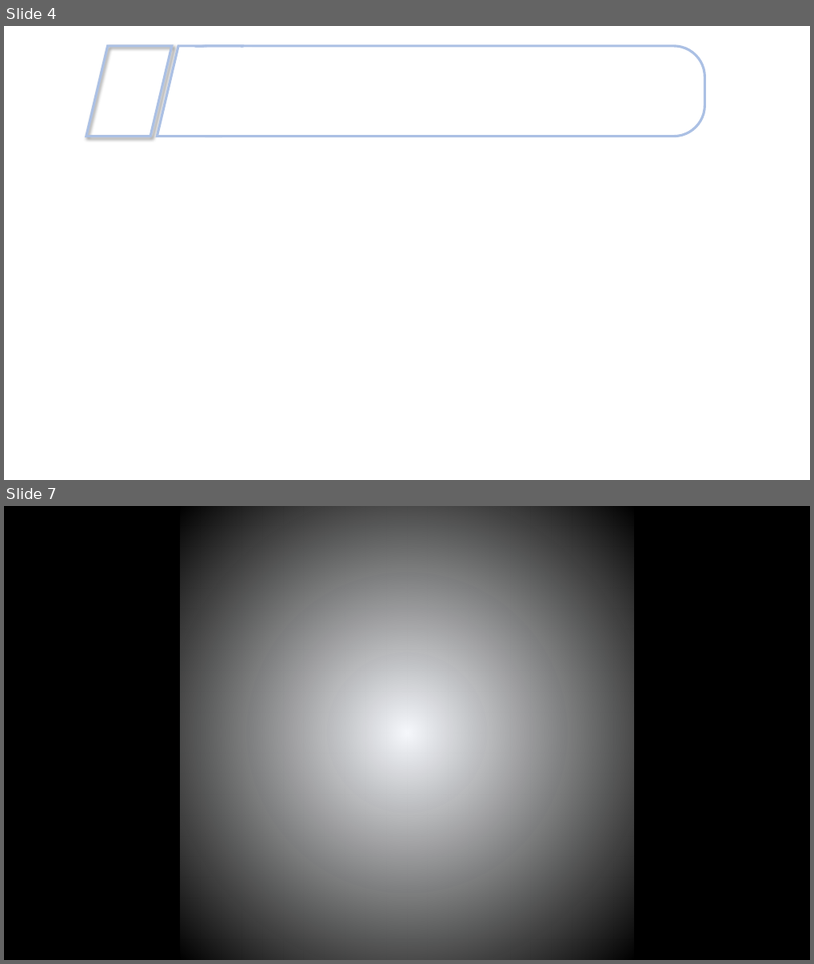
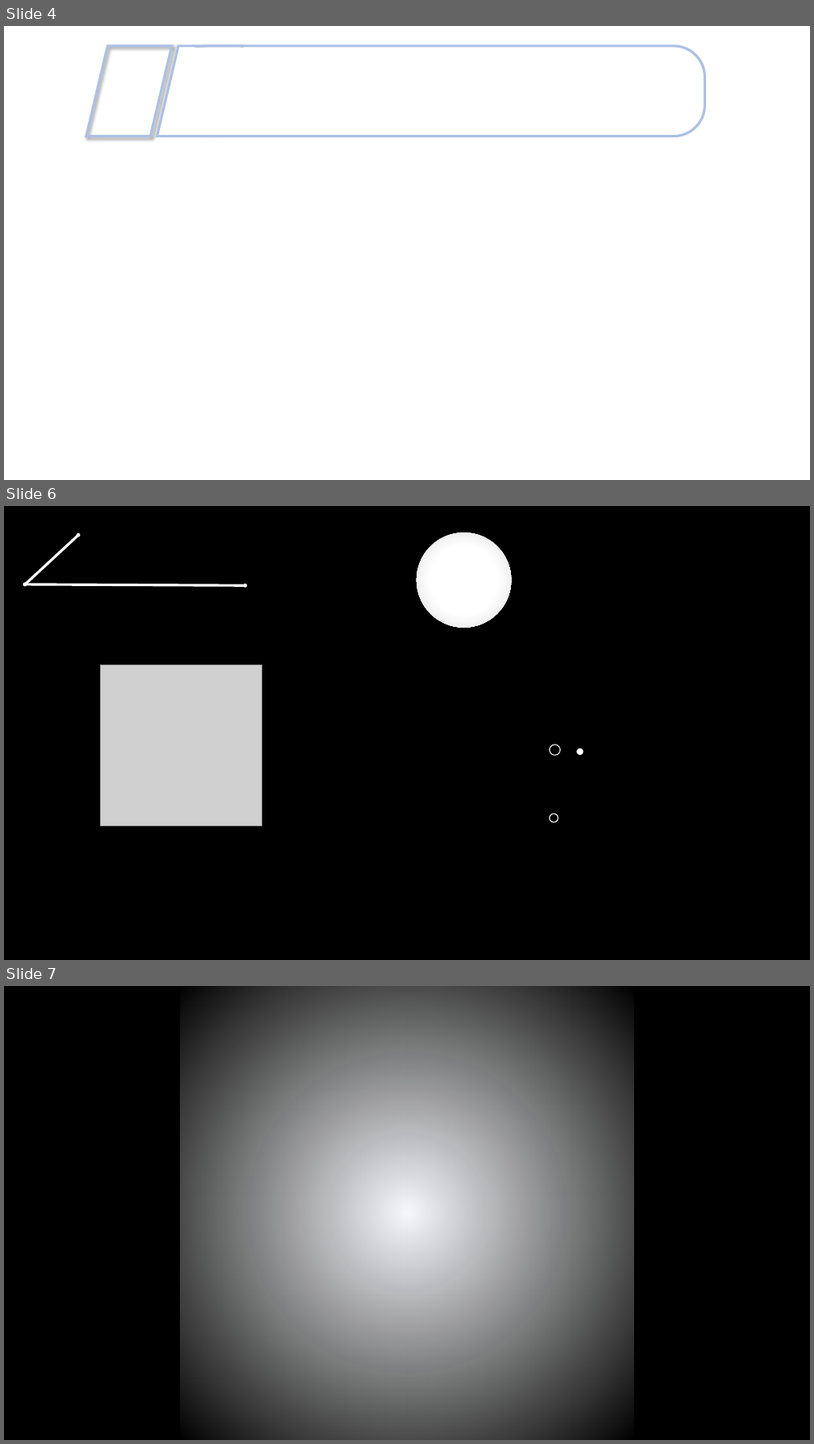
Before and after one commit to YuukiReiya/RhythmGame, a slide deck: resource.pptx. Shown one above the other, each under a label of ours: slides 4 and 7 before the commit, slides 4, 6 and 7 after it; the slides between them are not shown. The pictures are 814x964 and 814x1444 pixels, drawn with LibreOffice and Linux fonts; fonts in the diff are those of the drawing; grey boxes stand for pictures; background and template pictures are left out. Boxes give left, top, right and bottom in pixels: in the first picture for what was removed or moved away, otherwise in the second. Text is boxed around its words. In the diff, an @@ line names an element or a change of style, - is before the commit and + after.

```diff
--- a/resource.pptx
+++ b/resource.pptx
@@ slide 6 added at box(4, 506, 810, 960), background #000000 @@
@@ ellipse added at box(417, 532, 511, 628), fill gradient #FFFFFF to #D9D9D9 @@
@@ group added at box(23, 533, 246, 587): 3 ellipses, 2 lines @@
@@ picture added at box(100, 664, 262, 826) @@
@@ ellipse added at box(550, 744, 561, 756), outline #FFFFFF 1 pt @@
@@ ellipse added at box(577, 748, 583, 755), fill #FFFFFF @@
@@ ellipse added at box(550, 813, 558, 822), outline #FFFFFF 1 pt @@
```
Also in this commit, not shown: 1 slide removed.
